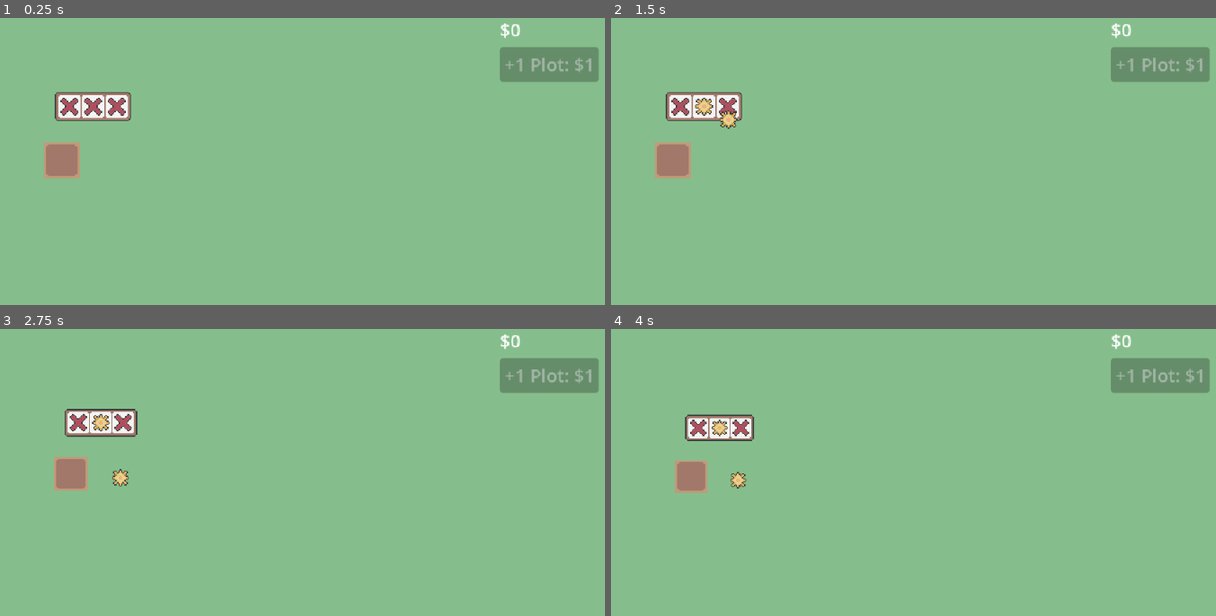
Above: before the commit, frames 1-4 (two rows, left to right).
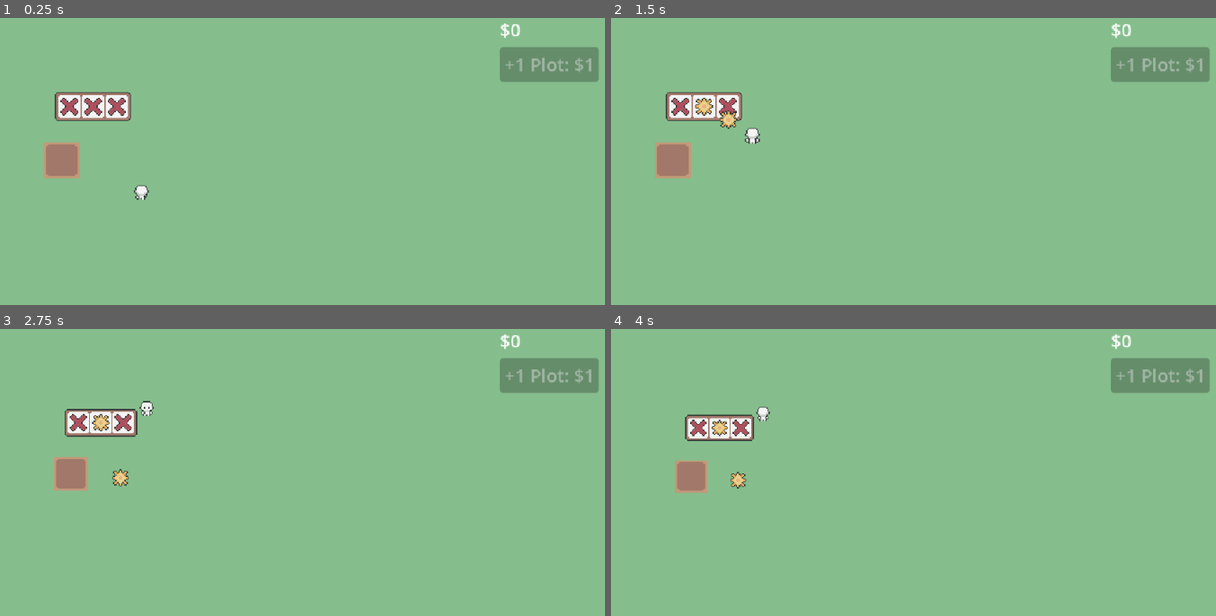
Above: after the commit, the same moments.

Repository: eric-marsh/farminata
Game: Godot game, scene res://scene/scene_switcher.tscn
Two runs of this game, one before a commit and one after it. Both use one fixed random seed, a clock stepped at 60 frames per second and the inputs below.
Inputs (mouse positions are in pixels of both pictures, inside the frame that each line leads up to):
- Up to frame 1 (0.25 s): no input
- Up to frame 2 (1.5 s): drag from (701, 106) to (931, 121) at 0.52 s; drag from (671, 161) to (822, 290) at 1.27 s
- Up to frame 3 (2.75 s): move the mouse to (121, 478) at 2.02 s; tap Mouse wheel down (SCROLL_DOWN) at 2.1 s; click (121, 478) at 2.17 s
- Up to frame 4 (4 s): drag from (822, 601) to (683, 472) at 2.77 s; move the mouse to (1076, 581) at 3.52 s; tap Mouse wheel down (SCROLL_DOWN) at 3.6 s; click (1076, 581) at 3.67 s; tap Space (ui_select) at 3.77 s

The runs differ from the first frame. In frame 1, 0.1% of the frame differs, in the area x 22-25%, y 58-64%; in frame 2, 0.1%, in the area x 22-25%, y 38-45%; in frame 3, 0.1%; in frame 4, less than 0.1%.

Commit message:
helper node + animation

Diff:
--- /dev/null
+++ b/helper.gd
@@ -0,0 +1,46 @@
+extends CharacterBody2D
+class_name helper
+
+@onready var anim = $AnimatedSprite2D
+
+var dir: Enum.Dir = Enum.Dir.Down
+
+var target_pos: Vector2 = Vector2.ZERO
+var speed:int = 40
+
+var min_velocity: Vector2 = Vector2(-speed, -speed)
+var max_velocity: Vector2 = Vector2(speed, speed)
+
+func _ready() -> void:
+	target_pos = global_position + Vector2(0, -100)
+	update_animation()
+	pass
+
+func _process(delta: float) -> void:
+	# move to target
+	var direction = (target_pos - global_position).normalized()
+	var new_dir = Util.get_enum_direction(direction)
+	if new_dir != dir:
+		dir = new_dir
+		update_animation()
+	velocity = direction * speed
+	velocity = velocity.clamp(min_velocity, max_velocity)
+	move_and_slide()
+	pass
+
+func update_animation():
+	match dir:
+		Enum.Dir.Left:
+			anim.play("walk_right")
+			anim.flip_h = true
+		Enum.Dir.Right:
+			anim.play("walk_right")
+			anim.flip_h = false
+		Enum.Dir.Up:
+			anim.play("walk_up")
+			anim.flip_h = false
+		Enum.Dir.Down:
+			anim.play("walk_down")
+			anim.flip_h = false
+		_:
+			print("Dont know that direction")
--- /dev/null
+++ b/scene/helper.tscn
@@ -0,0 +1,202 @@
+[gd_scene load_steps=29 format=3 uid="uid://c82wwcd2kv076"]
+
+[ext_resource type="Texture2D" uid="uid://cmb0w57uedn7x" path="res://img/helper/walk_sprite_sheet.png" id="1_undiq"]
+[ext_resource type="Script" uid="uid://14s7ms1klkvk" path="res://helper.gd" id="1_uu31v"]
+
+[sub_resource type="CircleShape2D" id="CircleShape2D_uu31v"]
+
+[sub_resource type="AtlasTexture" id="AtlasTexture_ewdy1"]
+atlas = ExtResource("1_undiq")
+region = Rect2(232, 0, 29, 30)
+
+[sub_resource type="AtlasTexture" id="AtlasTexture_ykx4r"]
+atlas = ExtResource("1_undiq")
+region = Rect2(261, 0, 29, 30)
+
+[sub_resource type="AtlasTexture" id="AtlasTexture_n386t"]
+atlas = ExtResource("1_undiq")
+region = Rect2(290, 0, 29, 30)
+
+[sub_resource type="AtlasTexture" id="AtlasTexture_ub5w6"]
+atlas = ExtResource("1_undiq")
+region = Rect2(319, 0, 29, 30)
+
+[sub_resource type="AtlasTexture" id="AtlasTexture_6kiif"]
+atlas = ExtResource("1_undiq")
+region = Rect2(348, 0, 29, 30)
+
+[sub_resource type="AtlasTexture" id="AtlasTexture_bpwv2"]
+atlas = ExtResource("1_undiq")
+region = Rect2(377, 0, 29, 30)
+
+[sub_resource type="AtlasTexture" id="AtlasTexture_bylud"]
+atlas = ExtResource("1_undiq")
+region = Rect2(406, 0, 29, 30)
+
+[sub_resource type="AtlasTexture" id="AtlasTexture_okpek"]
+atlas = ExtResource("1_undiq")
+region = Rect2(435, 0, 29, 30)
+
+[sub_resource type="AtlasTexture" id="AtlasTexture_uu31v"]
+atlas = ExtResource("1_undiq")
+region = Rect2(0, 0, 29, 30)
+
+[sub_resource type="AtlasTexture" id="AtlasTexture_6kp2c"]
+atlas = ExtResource("1_undiq")
+region = Rect2(29, 0, 29, 30)
+
+[sub_resource type="AtlasTexture" id="AtlasTexture_mgcnx"]
+atlas = ExtResource("1_undiq")
+region = Rect2(58, 0, 29, 30)
+
+[sub_resource type="AtlasTexture" id="AtlasTexture_3nq0r"]
+atlas = ExtResource("1_undiq")
+region = Rect2(87, 0, 29, 30)
+
+[sub_resource type="AtlasTexture" id="AtlasTexture_w8iqq"]
+atlas = ExtResource("1_undiq")
+region = Rect2(116, 0, 29, 30)
+
+[sub_resource type="AtlasTexture" id="AtlasTexture_hlen0"]
+atlas = ExtResource("1_undiq")
+region = Rect2(145, 0, 29, 30)
+
+[sub_resource type="AtlasTexture" id="AtlasTexture_g7q1y"]
+atlas = ExtResource("1_undiq")
+region = Rect2(174, 0, 29, 30)
+
+[sub_resource type="AtlasTexture" id="AtlasTexture_yggvj"]
+atlas = ExtResource("1_undiq")
+region = Rect2(203, 0, 29, 30)
+
+[sub_resource type="AtlasTexture" id="AtlasTexture_g5q6j"]
+atlas = ExtResource("1_undiq")
+region = Rect2(464, 0, 29, 30)
+
+[sub_resource type="AtlasTexture" id="AtlasTexture_5xwxw"]
+atlas = ExtResource("1_undiq")
+region = Rect2(493, 0, 29, 30)
+
+[sub_resource type="AtlasTexture" id="AtlasTexture_r4a5k"]
+atlas = ExtResource("1_undiq")
+region = Rect2(522, 0, 29, 30)
+
+[sub_resource type="AtlasTexture" id="AtlasTexture_xfi5i"]
+atlas = ExtResource("1_undiq")
+region = Rect2(551, 0, 29, 30)
+
+[sub_resource type="AtlasTexture" id="AtlasTexture_gyqx5"]
+atlas = ExtResource("1_undiq")
+region = Rect2(580, 0, 29, 30)
+
+[sub_resource type="AtlasTexture" id="AtlasTexture_wve7q"]
+atlas = ExtResource("1_undiq")
+region = Rect2(609, 0, 29, 30)
+
+[sub_resource type="AtlasTexture" id="AtlasTexture_wc11b"]
+atlas = ExtResource("1_undiq")
+region = Rect2(638, 0, 29, 30)
+
+[sub_resource type="AtlasTexture" id="AtlasTexture_ttpd8"]
+atlas = ExtResource("1_undiq")
+region = Rect2(667, 0, 29, 30)
+
+[sub_resource type="SpriteFrames" id="SpriteFrames_6kp2c"]
+animations = [{
+"frames": [{
+"duration": 1.0,
+"texture": SubResource("AtlasTexture_ewdy1")
+}, {
+"duration": 1.0,
+"texture": SubResource("AtlasTexture_ykx4r")
+}, {
+"duration": 1.0,
+"texture": SubResource("AtlasTexture_n386t")
+}, {
+"duration": 1.0,
+"texture": SubResource("AtlasTexture_ub5w6")
+}, {
+"duration": 1.0,
+"texture": SubResource("AtlasTexture_6kiif")
+}, {
+"duration": 1.0,
+"texture": SubResource("AtlasTexture_bpwv2")
+}, {
+"duration": 1.0,
+"texture": SubResource("AtlasTexture_bylud")
+}, {
+"duration": 1.0,
+"texture": SubResource("AtlasTexture_okpek")
+}],
+"loop": true,
+"name": &"walk_down",
+"speed": 5.0
+}, {
+"frames": [{
+"duration": 1.0,
+"texture": SubResource("AtlasTexture_uu31v")
+}, {
+"duration": 1.0,
+"texture": SubResource("AtlasTexture_6kp2c")
+}, {
+"duration": 1.0,
+"texture": SubResource("AtlasTexture_mgcnx")
+}, {
+"duration": 1.0,
+"texture": SubResource("AtlasTexture_3nq0r")
+}, {
+"duration": 1.0,
+"texture": SubResource("AtlasTexture_w8iqq")
+}, {
+"duration": 1.0,
+"texture": SubResource("AtlasTexture_hlen0")
+}, {
+"duration": 1.0,
+"texture": SubResource("AtlasTexture_g7q1y")
+}, {
+"duration": 1.0,
+"texture": SubResource("AtlasTexture_yggvj")
+}],
+"loop": true,
+"name": &"walk_right",
+"speed": 5.0
+}, {
+"frames": [{
+"duration": 1.0,
+"texture": SubResource("AtlasTexture_g5q6j")
+}, {
+"duration": 1.0,
+"texture": SubResource("AtlasTexture_5xwxw")
+}, {
+"duration": 1.0,
+"texture": SubResource("AtlasTexture_r4a5k")
+}, {
+"duration": 1.0,
+"texture": SubResource("AtlasTexture_xfi5i")
+}, {
+"duration": 1.0,
+"texture": SubResource("AtlasTexture_gyqx5")
+}, {
+"duration": 1.0,
+"texture": SubResource("AtlasTexture_wve7q")
+}, {
+"duration": 1.0,
+"texture": SubResource("AtlasTexture_wc11b")
+}, {
+"duration": 1.0,
+"texture": SubResource("AtlasTexture_ttpd8")
+}],
+"loop": true,
+"name": &"walk_up",
+"speed": 5.0
+}]
+
+[node name="Helper" type="CharacterBody2D"]
+script = ExtResource("1_uu31v")
+
+[node name="CollisionShape2D" type="CollisionShape2D" parent="."]
+shape = SubResource("CircleShape2D_uu31v")
+
+[node name="AnimatedSprite2D" type="AnimatedSprite2D" parent="."]
+sprite_frames = SubResource("SpriteFrames_6kp2c")
+animation = &"walk_up"
--- a/scene/main.tscn
+++ b/scene/main.tscn
@@ -1,10 +1,11 @@
-[gd_scene load_steps=6 format=3 uid="uid://ba0lyty7rw2vj"]
+[gd_scene load_steps=7 format=3 uid="uid://ba0lyty7rw2vj"]
 
 [ext_resource type="Script" uid="uid://by0tfe1nx5cjc" path="res://script/main.gd" id="1_ig7tw"]
 [ext_resource type="Script" uid="uid://d4elg2t07heho" path="res://script/camera_2d.gd" id="2_v0l8b"]
 [ext_resource type="PackedScene" uid="uid://b8nkjd470xyme" path="res://scene/plot_grid.tscn" id="4_0ha60"]
 [ext_resource type="PackedScene" uid="uid://c815fpybt36io" path="res://scene/slot_machine.tscn" id="4_brvut"]
 [ext_resource type="PackedScene" uid="uid://jida1cnc03um" path="res://scene/canvas_layer.tscn" id="5_0ha60"]
+[ext_resource type="PackedScene" uid="uid://c82wwcd2kv076" path="res://scene/helper.tscn" id="5_4j5ol"]
 
 [node name="Main" type="Node2D"]
 script = ExtResource("1_ig7tw")
@@ -24,4 +25,9 @@
 
 [node name="Drops" type="Node2D" parent="."]
 
+[node name="Helpers" type="Node2D" parent="."]
+
+[node name="Helper" parent="Helpers" instance=ExtResource("5_4j5ol")]
+position = Vector2(225, 173)
+
 [node name="CanvasLayer" parent="." instance=ExtResource("5_0ha60")]
--- a/script/enum.gd
+++ b/script/enum.gd
@@ -3,6 +3,8 @@
 
 enum Drop_Type { Blurry, X, Water, Sun, Carrot_Seed, Carrot }
 enum Grow_Types { None, Carrot, Onion }
+
+enum Dir { Left, Right, Up, Down}
 
 enum Plot_State { Dry, Wet }
 
--- a/script/util.gd
+++ b/script/util.gd
@@ -79,3 +79,9 @@
 	if Globals.DropsNode:
 		Globals.DropsNode.add_child(d)
 	return d
+
+func get_enum_direction(dir: Vector2) -> Enum.Dir:
+	if abs(dir.x) > abs(dir.y):
+		return Enum.Dir.Right if dir.x > 0 else Enum.Dir.Left
+	else:
+		return Enum.Dir.Down if dir.y > 0 else Enum.Dir.Up
Not shown, added: helper.gd.uid
Not shown, added: img/helper/walk.png.import
Binary file added: img/helper/walk_sprite_sheet.png
Not shown, added: img/helper/walk_sprite_sheet.png.import
